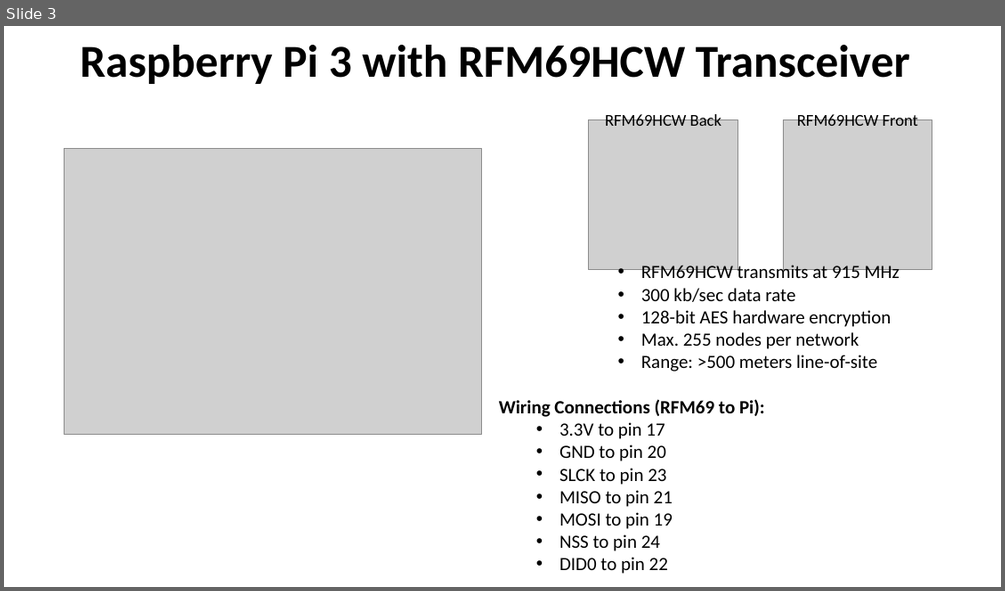
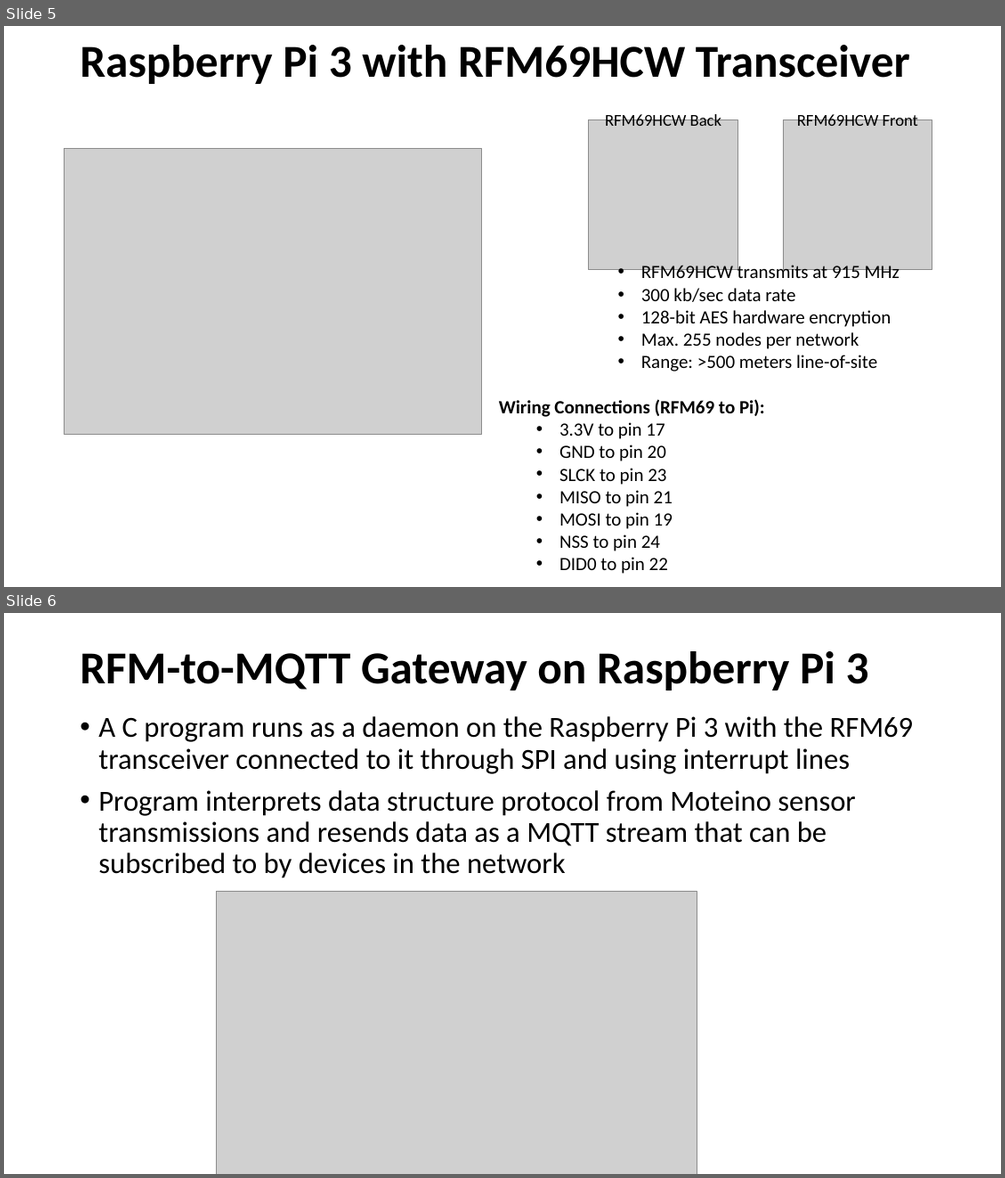
Before and after one commit to wachenda/IOT_Sensors_Platforms_Communications-Class, a slide deck: Final Project/Final Project Fall 2017 Wachenschwanz.pptx. Shown one above the other, each under a label of ours: slide 3 before the commit, slides 5 and 6 after it. The pictures are 1005x591 and 1005x1178 pixels, drawn with LibreOffice and Linux fonts; fonts in the diff are those of the drawing; grey boxes stand for pictures. Boxes give left, top, right and bottom in pixels: in the first picture for what was removed or moved away, otherwise in the second. Text is boxed around its words. In the diff, an @@ line names an element or a change of style, - is before the commit and + after.

```diff
--- a/Final Project/Final Project Fall 2017 Wachenschwanz.pptx
+++ b/Final Project/Final Project Fall 2017 Wachenschwanz.pptx
@@ slide 6 added at (4, 613, 1001, 1174), background #FFFFFF @@
@@ title added at (80, 651, 869, 690), 44 pt, text #000000, bold @@
+RFM-to-MQTT Gateway on Raspberry Pi 3
@@ text added at (98, 716, 914, 878), 28 pt, text #000000 @@
+• A C program runs as a daemon on the Raspberry Pi 3 with the RFM69 transceiver connected to it through SPI and using interrupt lines
+• Program interprets data structure protocol from Moteino sensor transmissions and resends data as a MQTT stream that can be subscribed to by devices in the network
@@ picture added at (217, 891, 696, 1174) @@
@@ what was slide 3 is now slide 5 @@
```
Also in this commit, not shown: 5 other slides added, 1 other file.
